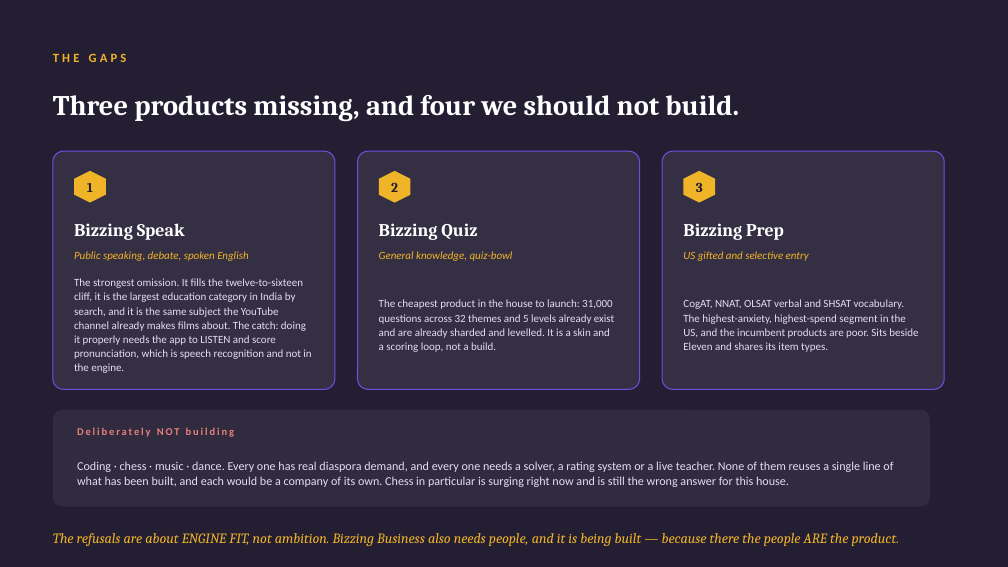
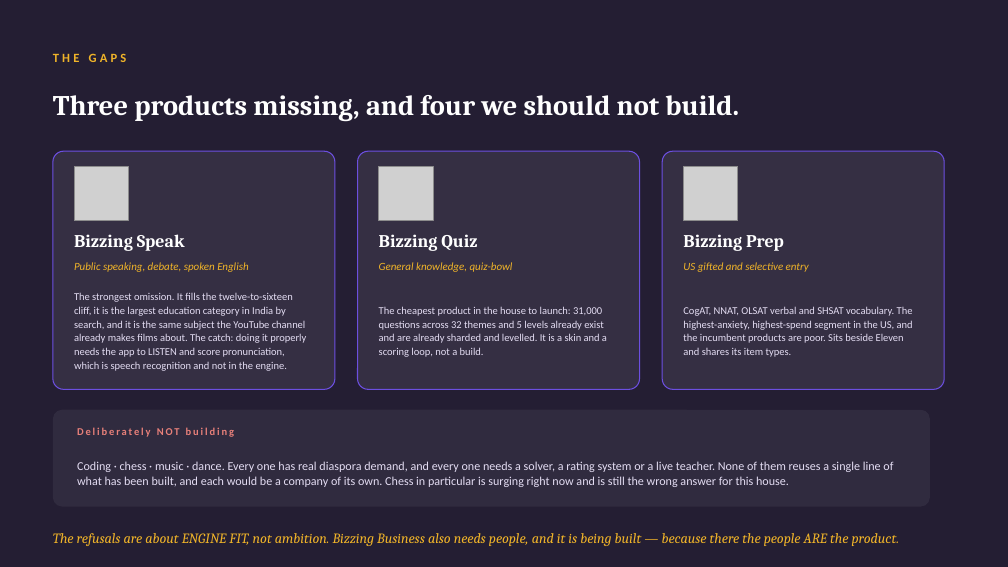
Before and after one commit to aayuvis/Bizzing-Bee, a slide deck: slide 18 of strategy/Bizzing-Strategy-Org.pptx. Drawn at 1008x567 pixels with LibreOffice and Linux fonts; fonts in the diff are those of the drawing; grey boxes stand for pictures. Boxes give left, top, right and bottom in pixels: in the first picture for what was removed or moved away, otherwise in the second. Text is boxed around its words. In the diff, an @@ line names an element or a change of style, - is before the commit and + after.

```diff
--- a/strategy/Bizzing-Strategy-Org.pptx
+++ b/strategy/Bizzing-Strategy-Org.pptx
@@ hexagon removed at (x1=74, y1=171, x2=106, y2=203) @@
@@ picture added at (x1=74, y1=166, x2=129, y2=221) @@
@@ hexagon removed at (x1=379, y1=171, x2=411, y2=203) @@
@@ picture added at (x1=379, y1=166, x2=433, y2=221) @@
@@ hexagon removed at (x1=684, y1=171, x2=715, y2=203) @@
@@ picture added at (x1=684, y1=166, x2=738, y2=221) @@
@@ text removed at (x1=87, y1=183, x2=93, y2=192) @@
-1
@@ text removed at (x1=391, y1=182, x2=398, y2=192) @@
-2
@@ text removed at (x1=696, y1=182, x2=703, y2=192) @@
-3
@@ 6 texts moved together from (x1=74, y1=223, x2=809, y2=261) to (x1=74, y1=234, x2=809, y2=272) @@
@@ text "The strongest omission. It fills ..." moved from (x1=74, y1=278, x2=311, y2=373) to (x1=74, y1=292, x2=306, y2=371) @@
@@ text "The cheapest product in the ..." moved from (x1=379, y1=299, x2=614, y2=352) to (x1=379, y1=306, x2=607, y2=357) @@
@@ size 10.5 to 10 pt; line spacing 13.5pt to 13pt in 3 elements at (x1=74, y1=292, x2=306, y2=371), (x1=379, y1=306, x2=607, y2=357), (x1=683, y1=306, x2=913, y2=357) @@
@@ text "CogAT, NNAT, OLSAT verbal and ..." moved from (x1=683, y1=299, x2=918, y2=352) to (x1=683, y1=306, x2=913, y2=357) @@
```
Also in this commit, not shown: 10 other slides changed, 8 slides added, 1 slide removed, 1 other file.
